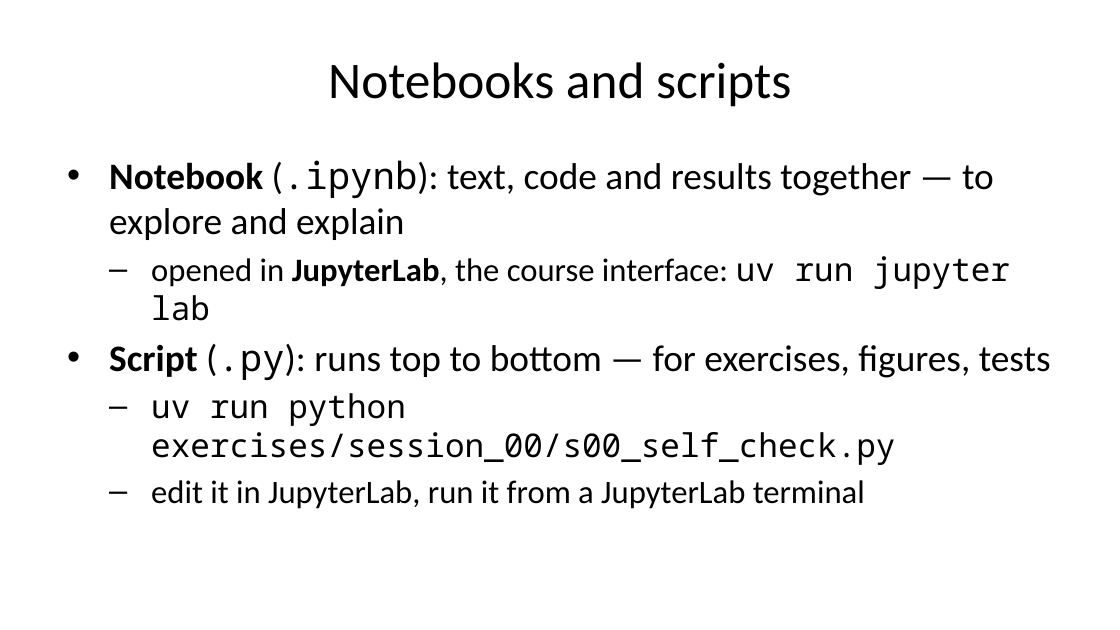
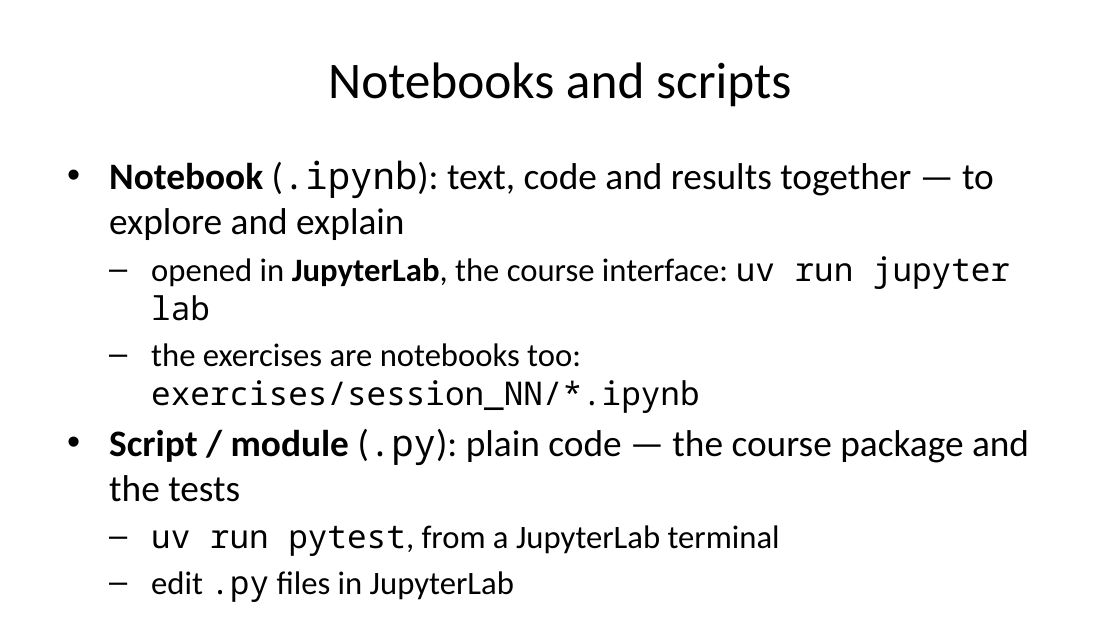
Before and after one commit to DSSchiera/energy-systems-modelica-python-course-participant, a slide deck: slide 10 of slides/session_00/session_00.pptx. Drawn at 1120x630 pixels with LibreOffice and Linux fonts; fonts in the diff are those of the drawing. Boxes give left, top, right and bottom in pixels: in the first picture for what was removed or moved away, otherwise in the second. Text is boxed around its words. In the diff, an @@ line names an element or a change of style, - is before the commit and + after.

```diff
--- a/slides/session_00/session_00.pptx
+++ b/slides/session_00/session_00.pptx
@@ text at (109, 343, 1029, 556): text changed @@
-• Script (.py): runs top to bottom — for exercises, figures, tests
-  – uv run python exercises/session_00/s00_self_check.py
-  – edit it in JupyterLab, run it from a JupyterLab terminal
+  – the exercises are notebooks too: exercises/session_NN/*.ipynb
+• Script / module (.py): plain code — the course package and the tests
+  – uv run pytest, from a JupyterLab terminal
+  – edit .py files in JupyterLab
```
Also in this commit, not shown: 32 other files.
